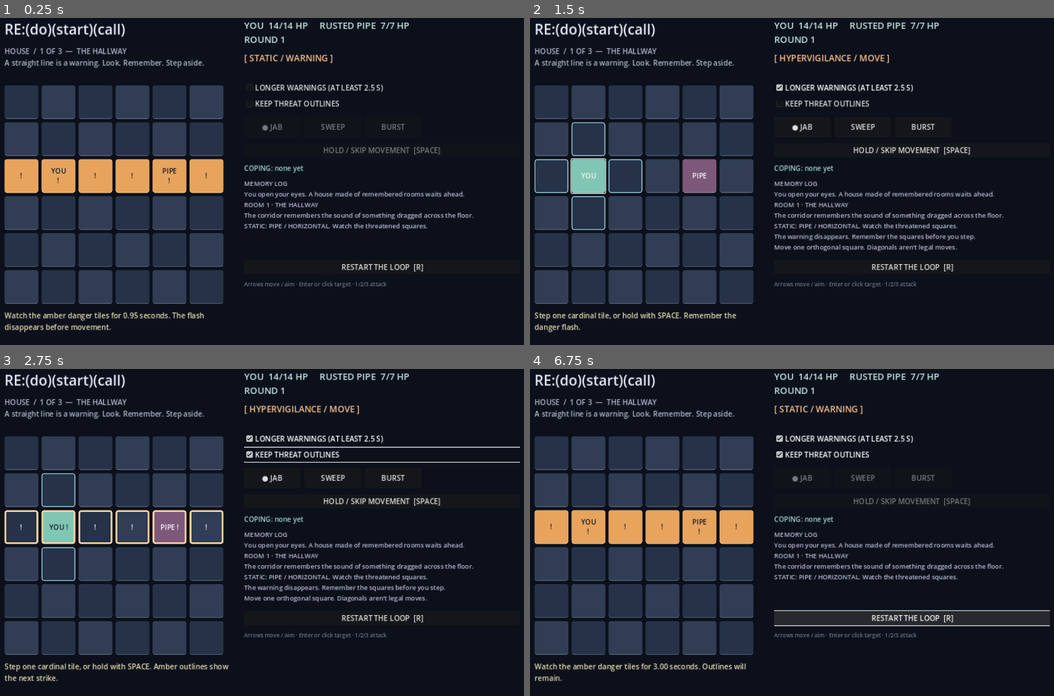
Above: before the commit, frames 1-4 (two rows, left to right).
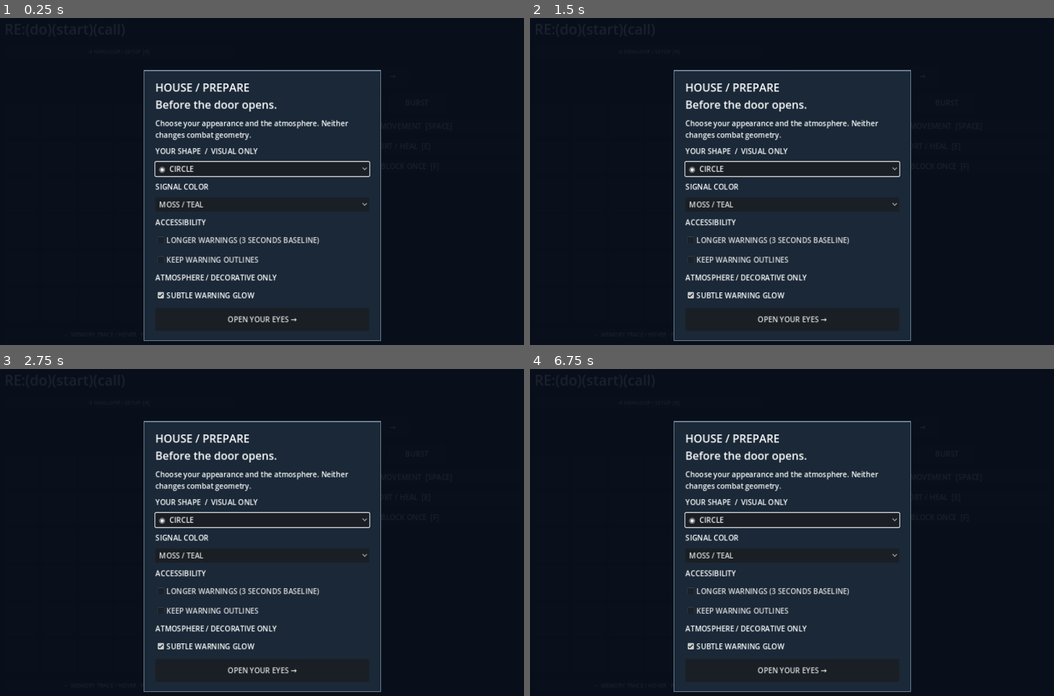
Above: after the commit, the same moments.

Repository: arbiesantinocastillo90-hub/RE-do-start-call
Game: Godot game, scene res://scenes/main.tscn
Same seed, same stepped clock (60 frames per second), same inputs: the game is played once before the commit and once after it.
Inputs (mouse positions are in pixels of both pictures, inside the frame that each line leads up to):
- Up to frame 1 (0.25 s): no input
- Up to frame 2 (1.5 s): click (912, 86) at 0.5 s, where only the run before the commit has a clickable "LONGER WARNINGS (AT LEAST 2.5…"; click (587, 174) at 1.25 s, where only the run before the commit has a clickable "YOU"
- Up to frame 3 (2.75 s): click (382, 454) at 2 s, where only the run before the commit has a clickable "KEEP THREAT OUTLINES"
- Up to frame 4 (6.75 s): click (650, 686) at 2.75 s, where only the run after the commit has a clickable "⌁ MEMORY TRACE / HOVER · FOCU…"; click (812, 427) at 3.5 s, where only the run after the commit has a clickable "↑"; click (849, 427) at 4.25 s, where only the run after the commit has a clickable "←"; click (886, 427) at 5 s, where only the run after the commit has a clickable "↓"; click (923, 427) at 5.75 s, where only the run after the commit has a clickable "→"; click (912, 617) at 6.5 s, where only the run before the commit has a clickable "RESTART THE LOOP [R]"

The runs differ from the first frame. In frame 1, 47% of the frame differs, in the area x 0-91%, y 1-99%; in frame 2, 48%; in frame 3, 48%, in the area x 0-100%, y 1-99%; in frame 4, 47%.

Commit message:
feat(v1): integrate pregame settings and quiet HUD with native turn locks

Diff:
--- a/scripts/main.gd
+++ b/scripts/main.gd
@@ -52,14 +52,35 @@
 var reward_box: VBoxContainer
 var overlay_label: Label
 var options: Array[Dictionary] = []
+var left_scroll: ScrollContainer
+var clue_button: Button
+var clue_details: VBoxContainer
+var clue_hint: Label
+var clue_hover := false
+var clue_focused := false
+var clue_pinned := false
+var clue_blocked := false
+var step_buttons: Array[Button] = []
+var setup_overlay: ColorRect
+var setup_shape: OptionButton
+var setup_tint: OptionButton
+var setup_longer: CheckBox
+var setup_retain: CheckBox
+var setup_glow: CheckBox
+var avatar_glyph := "◉"
+var avatar_color := Color("#81c6b3")
+var decorative_glow := true
 
 func _ready() -> void:
     rng.randomize()
     _build_ui()
-    _start_run()
+    _open_setup()
 
 func _start_run() -> void:
     phase_generation += 1
+    clue_pinned = false
+    clue_blocked = false
+    _sync_clue()
     max_hp = 14
     hp = max_hp
     owned.clear()
@@ -128,7 +149,7 @@
         _try_attack(cell)
 
 func _try_move(cell: Vector2i) -> void:
-    # Enforce the turn lock at the mutation boundary, not only in input handlers.
+    # Always enforce the movement lock at the game-state mutation boundary.
     if phase != "MOVE":
         return
     if not Pattern.inside(cell):
@@ -332,6 +353,7 @@
     if room_index >= 2:
         phase = "WIN"
         overlay_label.visible = true
+        left_scroll.call_deferred("ensure_control_visible", overlay_label)
         overlay_label.text = "DEMO COMPLETE\n\nThe phone falls silent.\nReaching out is not the same as giving in.\n\nYou survived the house.\nPress RESTART to play again."
         reward_box.visible = false
         _refresh()
@@ -383,6 +405,7 @@
     tell_visible = false
     reward_box.visible = false
     overlay_label.visible = true
+    left_scroll.call_deferred("ensure_control_visible", overlay_label)
     overlay_label.text = "THE LOOP RESTARTS\n\nA room goes quiet. You wake in the hallway.\nThere is still another attempt.\n\nPress RESTART."
     _refresh()
 
@@ -408,16 +431,28 @@
     columns.add_theme_constant_override("separation", 24)
     margin.add_child(columns)
 
+    left_scroll = ScrollContainer.new()
+    left_scroll.custom_minimum_size.x = 510
+    left_scroll.size_flags_horizontal = Control.SIZE_EXPAND_FILL
+    left_scroll.size_flags_vertical = Control.SIZE_EXPAND_FILL
+    left_scroll.follow_focus = true
+    columns.add_child(left_scroll)
     var left := VBoxContainer.new()
     left.custom_minimum_size.x = 500
     left.add_theme_constant_override("separation", 14)
-    columns.add_child(left)
+    left_scroll.add_child(left)
 
     title_label = Label.new()
     title_label.text = "RE:(do)(start)(call)"
     title_label.add_theme_font_size_override("font_size", 31)
     title_label.add_theme_color_override("font_color", Color("#e7eafa"))
     left.add_child(title_label)
+
+    restart_button = Button.new()
+    restart_button.text = "↺ NEW LOOP / SETUP  [R]"
+    restart_button.add_theme_font_size_override("font_size", 11)
+    restart_button.pressed.connect(_open_setup)
+    left.add_child(restart_button)
 
     subtitle_label = Label.new()
     subtitle_label.autowrap_mode = TextServer.AUTOWRAP_WORD_SMART
@@ -441,12 +476,29 @@
             board.add_child(button)
             tiles.append(button)
 
+    clue_button = Button.new()
+    clue_button.text = "⌁  MEMORY TRACE / HOVER · FOCUS · TAP"
+    clue_button.add_theme_font_size_override("font_size", 12)
+    clue_button.mouse_entered.connect(_clue_pointer.bind(true))
+    clue_button.mouse_exited.connect(_clue_pointer.bind(false))
+    clue_button.focus_entered.connect(_clue_focus.bind(true))
+    clue_button.focus_exited.connect(_clue_focus.bind(false))
+    clue_button.pressed.connect(_clue_toggle)
+    left.add_child(clue_button)
+
+    clue_details = VBoxContainer.new()
+    clue_details.visible = false
+    left.add_child(clue_details)
+    clue_hint = Label.new()
+    clue_hint.autowrap_mode = TextServer.AUTOWRAP_WORD_SMART
+    clue_hint.add_theme_font_size_override("font_size", 14)
+    clue_hint.add_theme_color_override("font_color", Color("#c8b8a0"))
+    clue_details.add_child(clue_hint)
     instructions_label = Label.new()
     instructions_label.autowrap_mode = TextServer.AUTOWRAP_WORD_SMART
-    instructions_label.custom_minimum_size = Vector2(0, 90)
-    instructions_label.add_theme_font_size_override("font_size", 16)
+    instructions_label.add_theme_font_size_override("font_size", 14)
     instructions_label.add_theme_color_override("font_color", Color("#e6d9b0"))
-    left.add_child(instructions_label)
+    clue_details.add_child(instructions_label)
 
     var right_scroll := ScrollContainer.new()
     right_scroll.custom_minimum_size.x = 430
@@ -472,20 +524,21 @@
     phase_label.add_theme_color_override("font_color", Color("#fbbe88"))
     right.add_child(phase_label)
 
-    var accessibility_row := VBoxContainer.new()
-    right.add_child(accessibility_row)
-    var longer_toggle := CheckBox.new()
-    longer_toggle.text = "LONGER WARNINGS (AT LEAST 2.5 S)"
-    longer_toggle.tooltip_text = "Applies from the next warning phase."
-    longer_toggle.button_pressed = longer_tells
-    longer_toggle.toggled.connect(_set_longer_tells)
-    accessibility_row.add_child(longer_toggle)
-    var retain_toggle := CheckBox.new()
-    retain_toggle.text = "KEEP THREAT OUTLINES"
-    retain_toggle.tooltip_text = "Retain the exact threatened tiles during movement and attack."
-    retain_toggle.button_pressed = retain_warnings
-    retain_toggle.toggled.connect(_set_retain_warnings)
-    accessibility_row.add_child(retain_toggle)
+    var move_pad := HBoxContainer.new()
+    move_pad.add_theme_constant_override("separation", 7)
+    right.add_child(move_pad)
+    for direction in [
+        {"text": "↑", "delta": Vector2i.UP},
+        {"text": "←", "delta": Vector2i.LEFT},
+        {"text": "↓", "delta": Vector2i.DOWN},
+        {"text": "→", "delta": Vector2i.RIGHT}
+    ]:
+        var step := Button.new()
+        step.text = direction["text"]
+        step.custom_minimum_size = Vector2(72, 45)
+        step.pressed.connect(_move_by.bind(direction["delta"]))
+        move_pad.add_child(step)
+        step_buttons.append(step)
 
     var attacks := HBoxContainer.new()
     attacks.add_theme_constant_override("separation", 8)
@@ -521,41 +574,155 @@
 
     log_label = Label.new()
     log_label.autowrap_mode = TextServer.AUTOWRAP_WORD_SMART
-    log_label.custom_minimum_size = Vector2(0, 165)
-    log_label.add_theme_font_size_override("font_size", 14)
+    log_label.add_theme_font_size_override("font_size", 12)
     log_label.add_theme_color_override("font_color", Color("#b9bcd0"))
-    right.add_child(log_label)
+    clue_details.add_child(log_label)
 
     reward_box = VBoxContainer.new()
     reward_box.add_theme_constant_override("separation", 7)
     reward_box.visible = false
-    right.add_child(reward_box)
+    left.add_child(reward_box)
 
     overlay_label = Label.new()
     overlay_label.autowrap_mode = TextServer.AUTOWRAP_WORD_SMART
     overlay_label.add_theme_font_size_override("font_size", 20)
     overlay_label.add_theme_color_override("font_color", Color("#b3eece"))
     overlay_label.visible = false
-    right.add_child(overlay_label)
-
-    restart_button = Button.new()
-    restart_button.text = "RESTART THE LOOP  [R]"
-    restart_button.pressed.connect(_start_run)
-    right.add_child(restart_button)
+    left.add_child(overlay_label)
 
     var footer := Label.new()
-    footer.text = "Arrows move / aim · Enter or click target · 1/2/3 attack"
-    footer.add_theme_font_size_override("font_size", 12)
-    footer.add_theme_color_override("font_color", Color("#67728a"))
-    right.add_child(footer)
-
-func _set_longer_tells(value: bool) -> void:
-    longer_tells = value
-    _refresh()
-
-func _set_retain_warnings(value: bool) -> void:
-    retain_warnings = value
-    _refresh()
+    footer.text = "ARROWS MOVE / AIM · ENTER STRIKES · SPACE HOLDS · 1/2/3 ATTACK"
+    footer.autowrap_mode = TextServer.AUTOWRAP_WORD_SMART
+    footer.add_theme_font_size_override("font_size", 11)
+    footer.add_theme_color_override("font_color", Color("#9baac0"))
+    clue_details.add_child(footer)
+    _build_setup()
+
+func _move_by(delta: Vector2i) -> void:
+    if phase == "MOVE":
+        _try_move(player + delta)
+
+func _clue_pointer(entered: bool) -> void:
+    clue_hover = entered
+    if entered:
+        clue_blocked = false
+    _sync_clue()
+
+func _clue_focus(entered: bool) -> void:
+    clue_focused = entered
+    if entered:
+        clue_blocked = false
+    _sync_clue()
+
+func _clue_toggle() -> void:
+    clue_pinned = not clue_pinned
+    clue_blocked = not clue_pinned
+    _sync_clue()
+
+func _sync_clue() -> void:
+    if clue_details == null:
+        return
+    clue_details.visible = (clue_pinned or ((clue_hover or clue_focused) and not clue_blocked)) and not setup_overlay.visible
+
+func _build_setup() -> void:
+    setup_overlay = ColorRect.new()
+    setup_overlay.name = "PreGameSetup"
+    setup_overlay.color = Color("#080f1bea")
+    setup_overlay.set_anchors_and_offsets_preset(Control.PRESET_FULL_RECT)
+    setup_overlay.mouse_filter = Control.MOUSE_FILTER_STOP
+    add_child(setup_overlay)
+
+    var center := CenterContainer.new()
+    center.set_anchors_and_offsets_preset(Control.PRESET_FULL_RECT)
+    setup_overlay.add_child(center)
+    var panel := PanelContainer.new()
+    panel.custom_minimum_size = Vector2(520, 0)
+    var panel_style := StyleBoxFlat.new()
+    panel_style.bg_color = Color("#1a2837")
+    panel_style.border_color = Color("#6b8291")
+    panel_style.set_border_width_all(2)
+    panel_style.content_margin_left = 26
+    panel_style.content_margin_right = 26
+    panel_style.content_margin_top = 20
+    panel_style.content_margin_bottom = 22
+    panel.add_theme_stylebox_override("panel", panel_style)
+    center.add_child(panel)
+
+    var choices := VBoxContainer.new()
+    choices.add_theme_constant_override("separation", 12)
+    panel.add_child(choices)
+    var header := Label.new()
+    header.text = "HOUSE / PREPARE\nBefore the door opens."
+    header.add_theme_font_size_override("font_size", 24)
+    choices.add_child(header)
+    var context := Label.new()
+    context.text = "Choose your appearance and the atmosphere. Neither changes combat geometry."
+    context.autowrap_mode = TextServer.AUTOWRAP_WORD_SMART
+    choices.add_child(context)
+    var shape_label := Label.new()
+    shape_label.text = "YOUR SHAPE  /  VISUAL ONLY"
+    choices.add_child(shape_label)
+    setup_shape = OptionButton.new()
+    setup_shape.add_item("◉  CIRCLE")
+    setup_shape.add_item("◆  DIAMOND")
+    setup_shape.add_item("✦  STAR")
+    choices.add_child(setup_shape)
+    var tint_label := Label.new()
+    tint_label.text = "SIGNAL COLOR"
+    choices.add_child(tint_label)
+    setup_tint = OptionButton.new()
+    setup_tint.add_item("MOSS / TEAL")
+    setup_tint.add_item("LAMP / AMBER")
+    setup_tint.add_item("DUSK / LILAC")
+    choices.add_child(setup_tint)
+    var accessibility_label := Label.new()
+    accessibility_label.text = "ACCESSIBILITY"
+    choices.add_child(accessibility_label)
+    setup_longer = CheckBox.new()
+    setup_longer.text = "LONGER WARNINGS (3 SECONDS BASELINE)"
+    choices.add_child(setup_longer)
+    setup_retain = CheckBox.new()
+    setup_retain.text = "KEEP WARNING OUTLINES"
+    choices.add_child(setup_retain)
+    var effects_label := Label.new()
+    effects_label.text = "ATMOSPHERE / DECORATIVE ONLY"
+    choices.add_child(effects_label)
+    setup_glow = CheckBox.new()
+    setup_glow.text = "SUBTLE WARNING GLOW"
+    setup_glow.button_pressed = true
+    choices.add_child(setup_glow)
+    var start_button := Button.new()
+    start_button.text = "OPEN YOUR EYES →"
+    start_button.custom_minimum_size.y = 50
+    start_button.pressed.connect(_begin_from_setup)
+    choices.add_child(start_button)
+    # Keep keyboard focus within the pre-game overlay when Tab wraps.
+    setup_shape.focus_previous = setup_shape.get_path_to(start_button)
+    start_button.focus_next = start_button.get_path_to(setup_shape)
+
+func _open_setup() -> void:
+    phase_generation += 1 # Invalidates an active asynchronous tell.
+    phase = "SETUP"
+    if reward_box != null:
+        reward_box.visible = false
+    if overlay_label != null:
+        overlay_label.visible = false
+    clue_pinned = false
+    clue_blocked = false
+    setup_overlay.visible = true
+    _sync_clue()
+    setup_shape.call_deferred("grab_focus")
+
+func _begin_from_setup() -> void:
+    var shapes := ["◉", "◆", "✦"]
+    var colors := ["#81c6b3", "#dbb47b", "#c5a8d5"]
+    avatar_glyph = shapes[setup_shape.selected]
+    avatar_color = Color(colors[setup_tint.selected])
+    longer_tells = setup_longer.button_pressed
+    retain_warnings = setup_retain.button_pressed
+    decorative_glow = setup_glow.button_pressed
+    setup_overlay.visible = false
+    _start_run()
 
 func _aim(delta: Vector2i) -> void:
     var next := aim + delta
@@ -566,7 +733,8 @@
 func _refresh() -> void:
     if tiles.is_empty():
         return
-    subtitle_label.text = "HOUSE  /  %d OF 3  —  %s\n%s" % [room_index + 1, room["name"], room["subtitle"]]
+    subtitle_label.text = "HOUSE  /  %d OF 3  —  %s" % [room_index + 1, room["name"]]
+    clue_hint.text = str(room["subtitle"])
     stats_label.text = "YOU  %d/%d HP     %s  %d/%d HP\nROUND %d" % [hp, max_hp, room["enemy"], maxi(0, enemy_hp), enemy_max_hp, round_turn + 1]
     match phase:
         "TELL":
@@ -613,11 +781,11 @@
                     paint = Color("#e8a45d")
                     text += "\n!"
             if cell == player:
-                paint = Color("#81c6b3")
-                text = "YOU"
+                paint = avatar_color
+                text = avatar_glyph + "\nYOU"
                 if phase == "TELL" and tell_visible and warned.has(cell):
                     paint = Color("#e8a45d")
-                    text = "YOU\n!"
+                    text = avatar_glyph + "\n!"
             if retain_warnings and (phase == "MOVE" or phase == "ATTACK") and warned.has(cell):
                 text += (" !" if text != "" else "!")
             button.text = text
@@ -629,13 +797,7 @@
                 tile_description += ": " + str(room["enemy"])
             else:
                 tile_description += ": empty"
-            if warned.has(cell) and (phase == "TELL" or retain_warnings):
-                tile_description += "; next strike warning"
-            if ground.has(cell):
-                for effect in ground[cell]:
-                    tile_description += "; %s %s lingering effect" % [str(effect["source"]), str(effect["kind"])]
-            if phase == "MOVE" and Pattern.distance(player, cell) == 1 and cell != enemy:
-                tile_description += "; legal move, not necessarily safe"
+            # Keep tooltip text neutral. Tactical hints belong behind MEMORY TRACE.
             button.tooltip_text = tile_description
             var ink := Color("#101827") if cell == player or paint == Color("#e8a45d") else Color("#f8f8ff")
             button.add_theme_color_override("font_color", ink)
@@ -645,6 +807,9 @@
             normal.set_corner_radius_all(5)
             normal.border_width_bottom = 2
             normal.border_color = paint.lightened(0.18)
+            if decorative_glow and phase == "TELL" and warned.has(cell):
+                normal.shadow_size = 3
+                normal.shadow_color = Color("#d2a36c55")
             if phase == "MOVE" and Pattern.distance(player, cell) == 1 and cell != enemy:
                 normal.set_border_width_all(2)
                 normal.border_color = Color("#8cbecd")
@@ -663,6 +828,8 @@
         b.disabled = phase != "MOVE" and phase != "ATTACK"
         b.text = ("● " if name == attack else "") + str(name).to_upper()
     hold_button.disabled = phase != "MOVE"
+    for b in step_buttons:
+        b.disabled = phase != "MOVE"
     heal_button.visible = owned.has("comfort")
     heal_button.disabled = phase != "ATTACK" or owned.has("numb")
     freeze_button.visible = owned.has("freeze")
@@ -690,7 +857,7 @@
     if key.ctrl_pressed or key.alt_pressed or key.meta_pressed:
         return
     # A future/native pre-game setup owns all keys until PLAY is chosen.
-    if phase == "SETUP":
+    if phase == "SETUP" or setup_overlay.visible:
         return
     # Preserve Space activation for focused HUD controls (including settings).
     # Enter remains the explicit attack-aim key during ATTACK.
Not shown, added: docs/QUIET_UI_ACCEPTANCE.md
